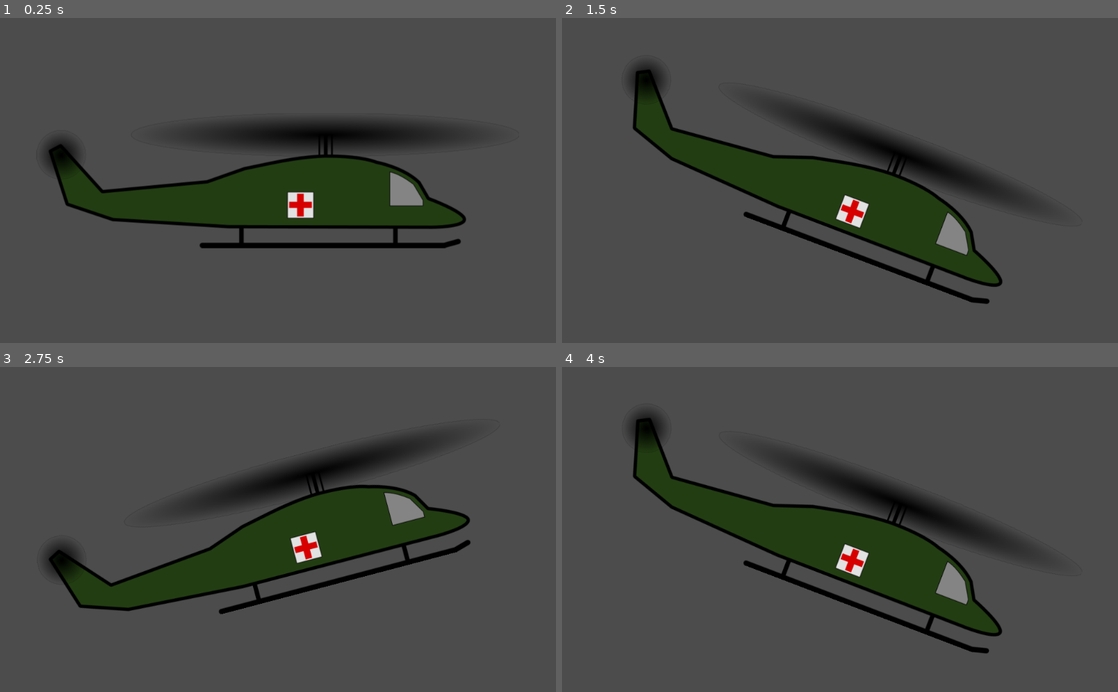
Above: before the commit, frames 1-4 (two rows, left to right).
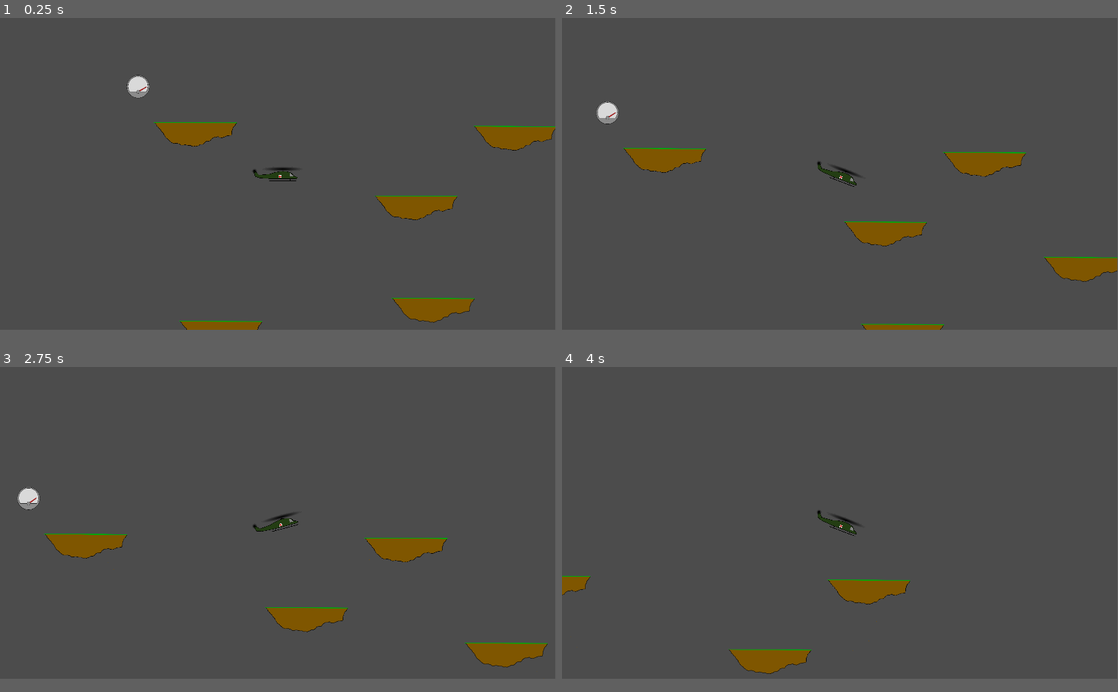
Above: after the commit, the same moments.

Repository: Inglo-Games/EvacHavoc2
Game: Godot game, scene res://scenes/test_level.tscn
The game is run twice, just before and just after one commit, with the same random seed, the same clock (stepped at 60 frames per second) and the same inputs. Before the commit the project starts from res://scenes/player.tscn.
Inputs:
- Up to frame 1 (0.25 s): no input
- Up to frame 2 (1.5 s): tap Enter at 0.5 s; hold Right (move_right) from 0.53 s (still down); tap Up (move_up) at 0.77 s
- Up to frame 3 (2.75 s): tap Up (move_up) at 1.52 s; release Right (move_right) at 2.03 s; hold Left (move_left) from 2.03 s (still down)
- Up to frame 4 (4 s): release Left (move_left) at 2.78 s; hold Right (move_right) from 2.78 s (still down); tap Up (move_up) at 3.02, 3.77 s
In our replay, the window is 800x468 before the commit and 799x449 after it. These sizes can differ from the game's own. Grey fills any space a smaller window leaves; there, only what the larger window draws over its background counts as a difference.

The runs differ from the first frame. In frame 1, 19% of the frame differs, in the area x 8-100%, y 17-96%; in frame 2, 19%; in frame 3, 19%; in frame 4, 18%.

Commit message:
Adding fuel gauge

Diff:
--- /dev/null
+++ b/game/assets/sprites/fuel_gauge.svg
@@ -0,0 +1,101 @@
+<?xml version="1.0" encoding="UTF-8" standalone="no"?>
+<!-- Created with Inkscape (http://www.inkscape.org/) -->
+
+<svg
+   xmlns:dc="http://purl.org/dc/elements/1.1/"
+   xmlns:cc="http://creativecommons.org/ns#"
+   xmlns:rdf="http://www.w3.org/1999/02/22-rdf-syntax-ns#"
+   xmlns:svg="http://www.w3.org/2000/svg"
+   xmlns="http://www.w3.org/2000/svg"
+   xmlns:sodipodi="http://sodipodi.sourceforge.net/DTD/sodipodi-0.dtd"
+   xmlns:inkscape="http://www.inkscape.org/namespaces/inkscape"
+   width="400"
+   height="400"
+   viewBox="0 0 105.8333 105.8333"
+   version="1.1"
+   id="svg8"
+   inkscape:version="0.92.4 5da689c313, 2019-01-14"
+   sodipodi:docname="fuel_gage.svg">
+  <defs
+     id="defs2" />
+  <sodipodi:namedview
+     id="base"
+     pagecolor="#ffffff"
+     bordercolor="#666666"
+     borderopacity="1.0"
+     inkscape:pageopacity="0.0"
+     inkscape:pageshadow="2"
+     inkscape:zoom="2"
+     inkscape:cx="269.2482"
+     inkscape:cy="219.7806"
+     inkscape:document-units="mm"
+     inkscape:current-layer="layer4"
+     showgrid="true"
+     units="px"
+     inkscape:window-width="1920"
+     inkscape:window-height="1013"
+     inkscape:window-x="0"
+     inkscape:window-y="0"
+     inkscape:window-maximized="1"
+     gridtolerance="10"
+     objecttolerance="5">
+    <inkscape:grid
+       type="xygrid"
+       id="grid945"
+       spacingx="52.91665"
+       spacingy="52.91665"
+       enabled="true" />
+  </sodipodi:namedview>
+  <metadata
+     id="metadata5">
+    <rdf:RDF>
+      <cc:Work
+         rdf:about="">
+        <dc:format>image/svg+xml</dc:format>
+        <dc:type
+           rdf:resource="http://purl.org/dc/dcmitype/StillImage" />
+        <dc:title></dc:title>
+      </cc:Work>
+    </rdf:RDF>
+  </metadata>
+  <g
+     inkscape:label="gauge"
+     inkscape:groupmode="layer"
+     id="layer1"
+     transform="translate(0,-191.1667)">
+    <circle
+       style="opacity:1;fill:#8c8c8c;fill-opacity:1;fill-rule:nonzero;stroke:#000000;stroke-width:1.0861841;stroke-linecap:round;stroke-linejoin:round;stroke-miterlimit:4;stroke-dasharray:none;stroke-dashoffset:8.8157482;stroke-opacity:1;paint-order:stroke fill markers"
+       id="path815"
+       cx="52.91667"
+       cy="244.0834"
+       r="51.59375" />
+    <path
+       style="opacity:1;fill:#dadada;fill-opacity:1;fill-rule:nonzero;stroke:#000000;stroke-width:1.0583333;stroke-linecap:round;stroke-linejoin:round;stroke-miterlimit:4;stroke-dasharray:none;stroke-dashoffset:8.8157482;stroke-opacity:1;paint-order:stroke fill markers"
+       id="path982"
+       sodipodi:type="arc"
+       sodipodi:cx="90.26418"
+       sodipodi:cy="-230.9582"
+       sodipodi:rx="45.23793"
+       sodipodi:ry="44.97917"
+       sodipodi:start="0"
+       sodipodi:end="4.319486"
+       sodipodi:open="true"
+       d="m 135.5021,-230.9582 a 45.23793,44.97917 0 0 1 -39.33013,44.594 45.23793,44.97917 0 0 1 -49.60268,-32.9466 45.23793,44.97917 0 0 1 26.37457,-53.1992"
+       transform="rotate(146.3764)" />
+    <path
+       style="fill:none;stroke:#000000;stroke-width:0.6879167;stroke-linecap:round;stroke-linejoin:miter;stroke-miterlimit:4;stroke-dasharray:none;stroke-opacity:1"
+       d="m 15.04894,267.5453 75.13281,-0.048 z"
+       id="path984"
+       inkscape:connector-curvature="0"
+       sodipodi:nodetypes="ccc" />
+  </g>
+  <g
+     inkscape:groupmode="layer"
+     id="layer3"
+     inkscape:label="tmp_lines"
+     style="display:inline" />
+  <g
+     inkscape:groupmode="layer"
+     id="layer4"
+     inkscape:label="lines" />
+</svg>
--- /dev/null
+++ b/game/assets/sprites/fuel_needle.svg
@@ -0,0 +1,70 @@
+<?xml version="1.0" encoding="UTF-8" standalone="no"?>
+<!-- Created with Inkscape (http://www.inkscape.org/) -->
+
+<svg
+   xmlns:dc="http://purl.org/dc/elements/1.1/"
+   xmlns:cc="http://creativecommons.org/ns#"
+   xmlns:rdf="http://www.w3.org/1999/02/22-rdf-syntax-ns#"
+   xmlns:svg="http://www.w3.org/2000/svg"
+   xmlns="http://www.w3.org/2000/svg"
+   xmlns:sodipodi="http://sodipodi.sourceforge.net/DTD/sodipodi-0.dtd"
+   xmlns:inkscape="http://www.inkscape.org/namespaces/inkscape"
+   width="62.6"
+   height="198.0516"
+   viewBox="0 0 16.56291 52.40114"
+   version="1.1"
+   id="svg993"
+   inkscape:version="0.92.4 5da689c313, 2019-01-14"
+   sodipodi:docname="fuel_needle.svg">
+  <defs
+     id="defs987" />
+  <sodipodi:namedview
+     id="base"
+     pagecolor="#ffffff"
+     bordercolor="#666666"
+     borderopacity="1.0"
+     inkscape:pageopacity="0.0"
+     inkscape:pageshadow="2"
+     inkscape:zoom="2.8"
+     inkscape:cx="-37.44855"
+     inkscape:cy="91.32356"
+     inkscape:document-units="mm"
+     inkscape:current-layer="layer1"
+     showgrid="false"
+     units="px"
+     inkscape:window-width="1920"
+     inkscape:window-height="1013"
+     inkscape:window-x="0"
+     inkscape:window-y="0"
+     inkscape:window-maximized="1" />
+  <metadata
+     id="metadata990">
+    <rdf:RDF>
+      <cc:Work
+         rdf:about="">
+        <dc:format>image/svg+xml</dc:format>
+        <dc:type
+           rdf:resource="http://purl.org/dc/dcmitype/StillImage" />
+        <dc:title></dc:title>
+      </cc:Work>
+    </rdf:RDF>
+  </metadata>
+  <g
+     inkscape:label="Layer 1"
+     inkscape:groupmode="layer"
+     id="layer1"
+     transform="translate(-4.947712,-244.3758)">
+    <path
+       style="fill:#b42424;fill-opacity:1;stroke:#000000;stroke-width:0.365;stroke-linecap:butt;stroke-linejoin:miter;stroke-miterlimit:4;stroke-dasharray:none;stroke-opacity:1"
+       d="m 11.23726,245.8879 c 0.32646,-1.7673 3.38821,-1.7747 3.74177,0 l 1.40317,44.4335 H 9.967731 Z"
+       id="path1538"
+       inkscape:connector-curvature="0"
+       sodipodi:nodetypes="ccccc" />
+    <circle
+       style="opacity:1;fill:#8c8c8c;fill-opacity:1;fill-rule:nonzero;stroke:#000000;stroke-width:0.6879166;stroke-linecap:round;stroke-linejoin:round;stroke-miterlimit:4;stroke-dasharray:none;stroke-dashoffset:8.8157482;stroke-opacity:1;paint-order:stroke fill markers"
+       id="path1540"
+       cx="13.22917"
+       cy="288.4955"
+       r="7.9375" />
+  </g>
+</svg>
--- a/game/project.godot
+++ b/game/project.godot
@@ -21,8 +21,16 @@
 [application]
 
 config/name="Evac Havoc 2: Floating Boogaloo"
-run/main_scene="res://scenes/player.tscn"
+run/main_scene="res://scenes/test_level.tscn"
 config/icon="res://icon.png"
+
+[display]
+
+window/size/width=1920
+window/size/height=1080
+window/size/resizable=false
+window/size/borderless=true
+window/size/fullscreen=true
 
 [input]
 
--- /dev/null
+++ b/game/scenes/gauge.tscn
@@ -0,0 +1,21 @@
+[gd_scene load_steps=4 format=2]
+
+[ext_resource path="res://assets/sprites/fuel_gauge.svg" type="Texture" id=1]
+[ext_resource path="res://assets/sprites/fuel_needle.svg" type="Texture" id=2]
+[ext_resource path="res://scripts/gauge.gd" type="Script" id=3]
+
+[node name="gauge" type="Control"]
+anchor_right = 1.0
+anchor_bottom = 1.0
+script = ExtResource( 3 )
+__meta__ = {
+"_edit_use_anchors_": false
+}
+
+[node name="casing" type="Sprite" parent="."]
+texture = ExtResource( 1 )
+
+[node name="needle" type="Sprite" parent="."]
+position = Vector2( -0.0403085, 89.1658 )
+texture = ExtResource( 2 )
+offset = Vector2( 0.0403085, -69.1658 )
--- a/game/scenes/test_level.tscn
+++ b/game/scenes/test_level.tscn
@@ -1,8 +1,9 @@
-[gd_scene load_steps=4 format=2]
+[gd_scene load_steps=5 format=2]
 
 [ext_resource path="res://scenes/player.tscn" type="PackedScene" id=1]
 [ext_resource path="res://scripts/test_level.gd" type="Script" id=2]
 [ext_resource path="res://scenes/island01.tscn" type="PackedScene" id=3]
+[ext_resource path="res://scenes/gauge.tscn" type="PackedScene" id=4]
 
 [node name="test_level" type="Node2D"]
 script = ExtResource( 2 )
@@ -11,13 +12,12 @@
 position = Vector2( 530.584, 348.195 )
 scale = Vector2( 0.2, 0.2 )
 
-[node name="Label" type="Label" parent="."]
-margin_right = 40.0
-margin_bottom = 14.0
-text = "REMAINING FUEL: "
-__meta__ = {
-"_edit_use_anchors_": false
-}
+[node name="gauge" parent="." instance=ExtResource( 4 )]
+margin_left = 47.6131
+margin_top = 46.2527
+margin_right = 47.6131
+margin_bottom = 46.2527
+rect_scale = Vector2( 0.2, 0.2 )
 
 [node name="island01" parent="." instance=ExtResource( 3 )]
 position = Vector2( 245.384, 211.303 )
--- /dev/null
+++ b/game/scripts/gauge.gd
@@ -0,0 +1,8 @@
+extends Control
+
+const EMPTY_ANGLE : float = -PI / 3.0
+
+onready var needle = $needle
+
+func _on_fuel_update(percentage : float):
+	needle.rotation = lerp_angle(EMPTY_ANGLE, -EMPTY_ANGLE, percentage)
--- a/game/scripts/player.gd
+++ b/game/scripts/player.gd
@@ -67,7 +67,7 @@
 	elif fuel < 0:
 		fuel = 0
 
-	emit_signal("remaining_fuel", fuel)
+	emit_signal("remaining_fuel", fuel / FUEL_MAX)
 
 func _on_propeller_collide(body):
 	if body != self:
--- a/game/scripts/test_level.gd
+++ b/game/scripts/test_level.gd
@@ -1,10 +1,7 @@
 extends Node2D
 
 onready var player = $player
-onready var fuel_label = $Label
+onready var fuel_gauge = $gauge
 
 func _ready():
-	player.connect("remaining_fuel", self, "_on_fuel_update")
-
-func _on_fuel_update(fuel : float):
-	fuel_label.text = "REMAINING FUEL: %.2f" % fuel
+	player.connect("remaining_fuel", $gauge, "_on_fuel_update")
Not shown, added: game/assets/sprites/fuel_gauge.svg.import
Not shown, added: game/assets/sprites/fuel_needle.svg.import
